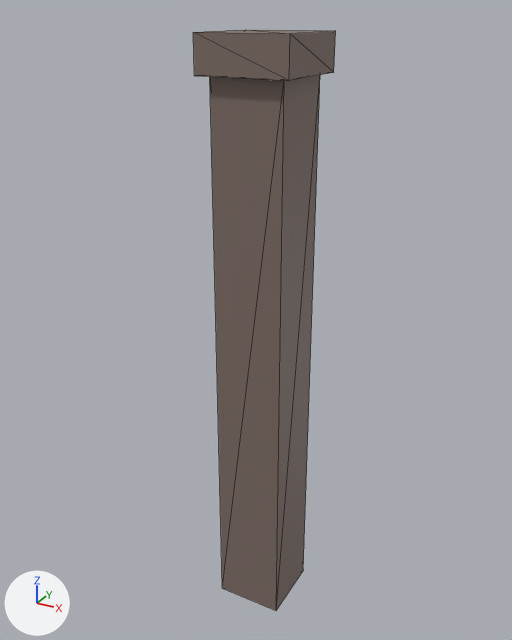
What one commit did to the FBX model Assets/Models/Buildings Kit/Village_Wall_Stone_Pillar_A.fbx.
One viewpoint serves both versions: a camera (50 mm lens) standing at (1.015, -1.905, 2.062) and looking at (-0.086, 0.096, 1.062). Arrows for +X, +Y and +Z are at lower left; the lights stay in place. The picture after the commit comes second. Mesh edges are drawn as thin lines.

Objects in the first picture: 'Village_Wall_2m_Stone_Pillar_A'.
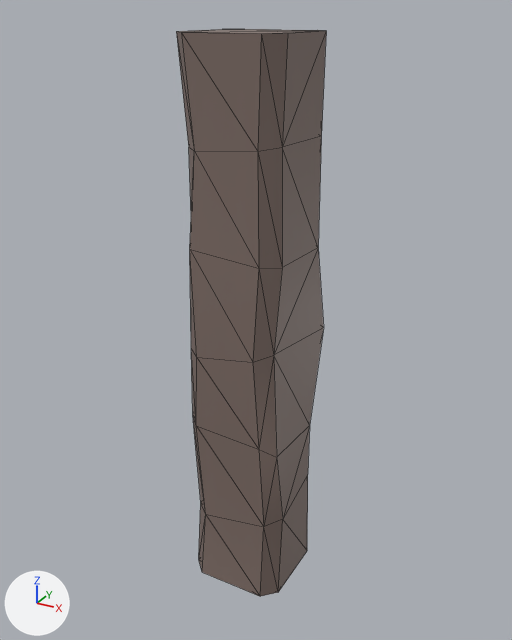
Diff of the bpy script that builds the scene:
```diff
--- a/Assets/Models/Buildings Kit/Village_Wall_Stone_Pillar_A.fbx.py
+++ b/Assets/Models/Buildings Kit/Village_Wall_Stone_Pillar_A.fbx.py
@@ me_village_wall_2m_stone_pillar_a_006 @@
 # used by ob_village_wall_2m_stone_pillar_a; location = (0.0, 0.0, 0.0)
-me_village_wall_2m_stone_pillar_a_006.from_pydata(...)  # 16 vertices, 28 faces; spans x -0.15..0.15, y -0.15..0.15, z 0.0..2.0
+me_village_wall_2m_stone_pillar_a_006.from_pydata(...)  # 56 vertices, 108 faces; spans x -0.29..0.11, y -0.09..0.3, z 0.0..2.0
+# me_village_wall_2m_stone_pillar_a_006 part 1: the whole mesh is rebuilt
 me_village_wall_2m_stone_pillar_a_006.materials.append(mat_village_stone)
```

What differs and where, as boxes (x1, y1, x2, y2) in the pictures (512 x 640 px):
'Village_Wall_2m_Stone_Pillar_A', reshaped
    before: (193, 30, 336, 611)
    after: (176, 29, 326, 596)
